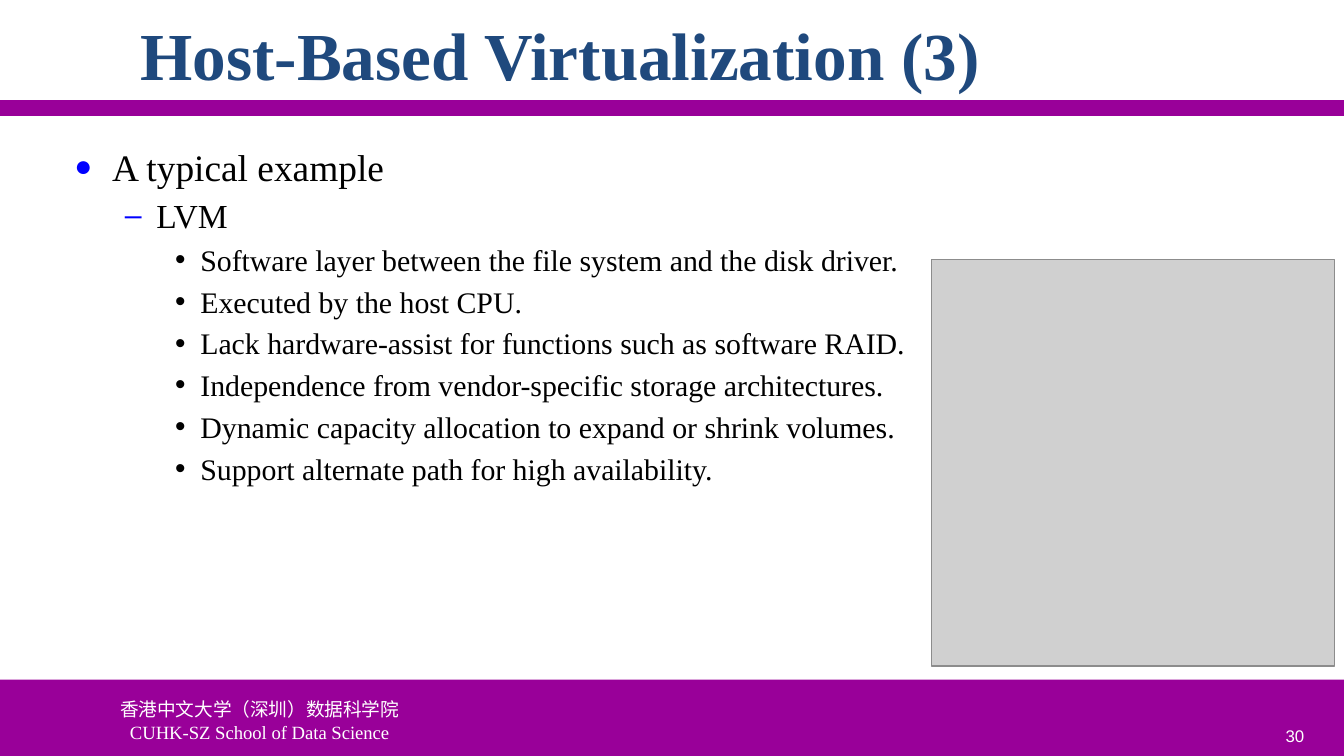
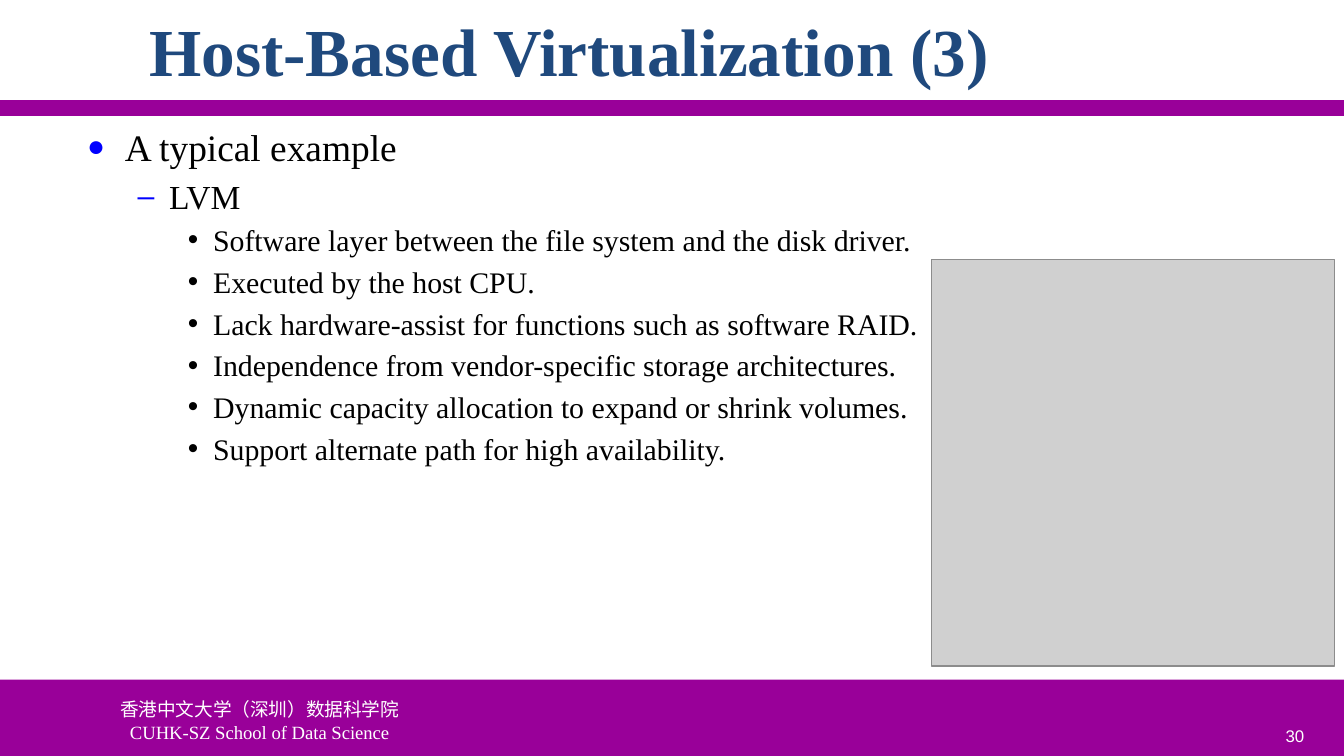
Before and after one commit to ychung1103/ychung1103.github.io, a slide deck: slide 30 of Slides/CSC6103/VT-05 Storage Virtualization.pptx. Drawn at 1344x756 pixels with LibreOffice and Linux fonts; fonts in the diff are those of the drawing; grey boxes stand for pictures; background and template pictures are left out. Boxes give left, top, right and bottom in pixels: in the first picture for what was removed or moved away, otherwise in the second. Text is boxed around its words. In the diff, an @@ line names an element or a change of style, - is before the commit and + after.

```diff
--- a/Slides/CSC6103/VT-05 Storage Virtualization.pptx
+++ b/Slides/CSC6103/VT-05 Storage Virtualization.pptx
@@ title "Host-Based Virtualization (3)": place and size @@
-title "Host-Based Virtualization (3)" at bbox=[140, 33, 979, 93]
+title "Host-Based Virtualization (3)" at bbox=[149, 29, 988, 89]
@@ text "A typical example": place and size @@
-text "A typical example" at bbox=[112, 155, 904, 486]
+text "A typical example" at bbox=[125, 135, 917, 466]
```
Also in this commit, not shown: 97 other slides changed, 1 other file.
